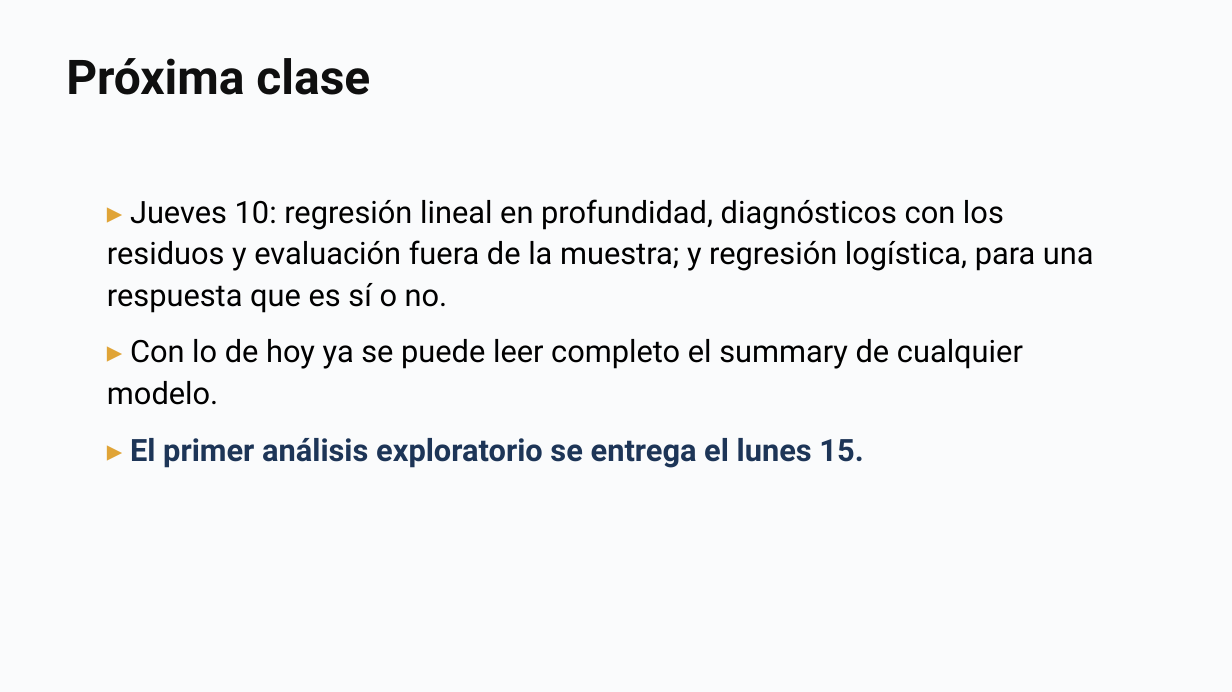
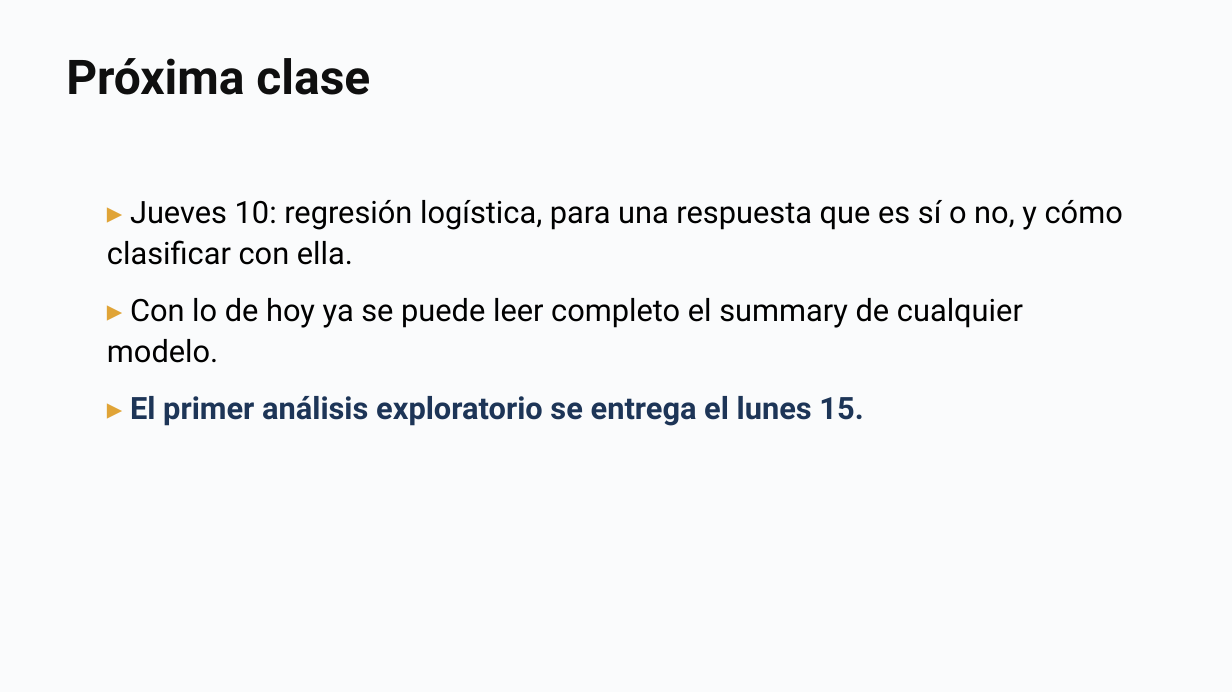
Before and after one commit to daniopitz/diplomado-cdd, a slide deck: slide 48 of presentaciones/clase05_probabilidad_inferencia.pptx. Drawn at 1232x692 pixels with LibreOffice and Linux fonts; fonts in the diff are those of the drawing. Boxes give left, top, right and bottom in pixels: in the first picture for what was removed or moved away, otherwise in the second. Text is boxed around its words. In the diff, an @@ line names an element or a change of style, - is before the commit and + after.

```diff
--- a/presentaciones/clase05_probabilidad_inferencia.pptx
+++ b/presentaciones/clase05_probabilidad_inferencia.pptx
@@ text at (107,200,1123,265): text changed @@
-▸ Jueves 10: regresión lineal en profundidad, diagnósticos con los residuos y evaluación fuera de la muestra; y regresión logística, para una respuesta que es sí o no.
+▸ Jueves 10: regresión logística, para una respuesta que es sí o no, y cómo clasificar con ella.
```
Also in this commit, not shown: 1 other slide changed, 1 slide added, 1 slide removed, 8 other files.
